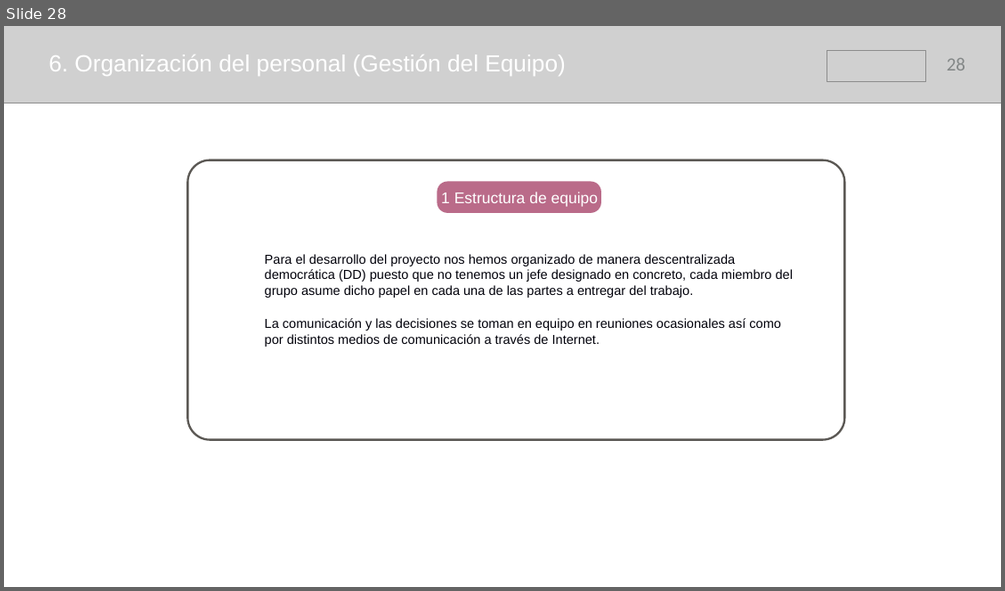
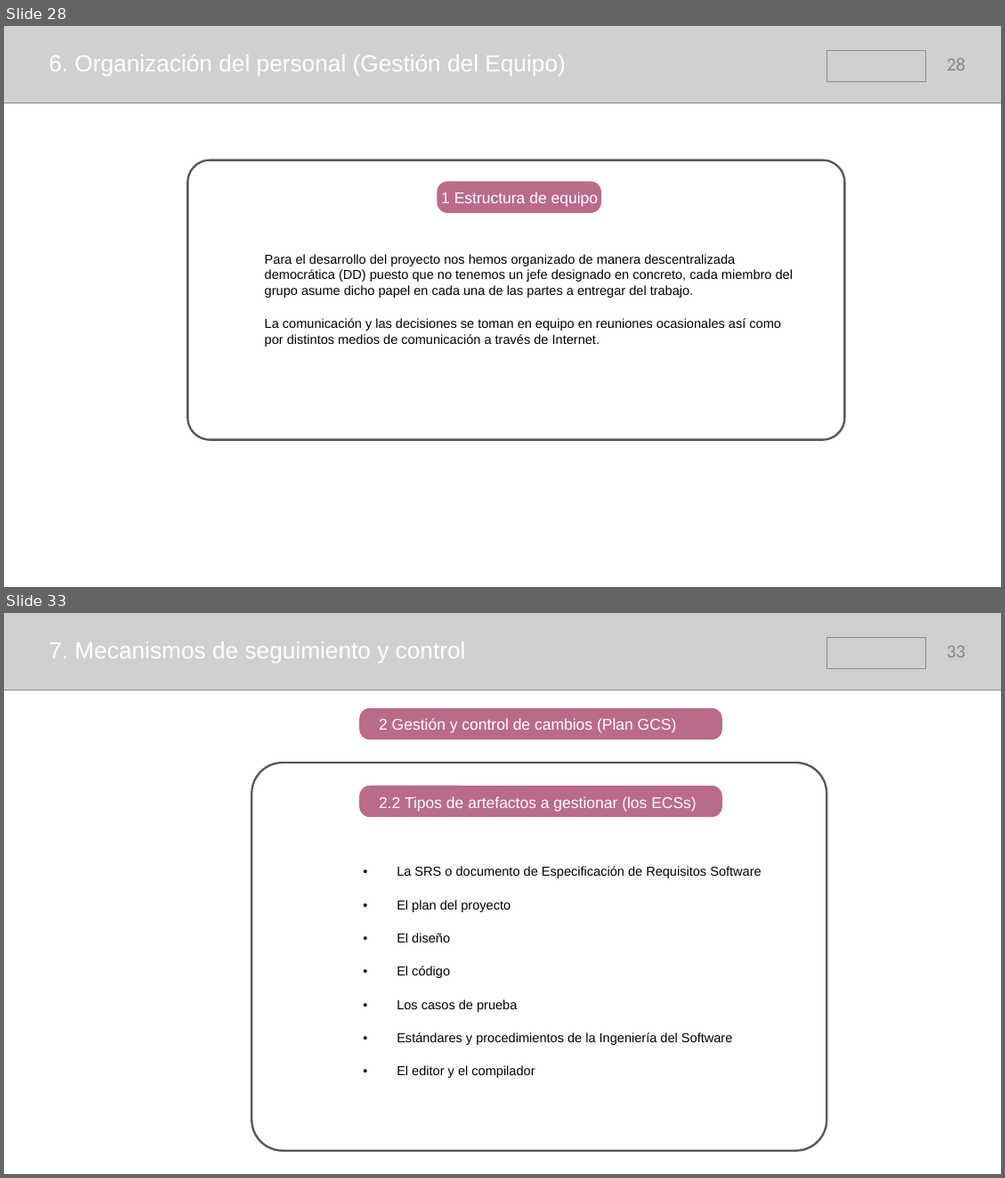
Before and after one commit to samusolo/iDoctor, a slide deck: Plan de proyecto.pptx. Shown one above the other, each under a label of ours: slide 28 before the commit, slides 28 and 33 after it; the slides between them are not shown. The pictures are 1005x591 and 1005x1178 pixels, drawn with LibreOffice and Linux fonts; fonts in the diff are those of the drawing; grey boxes stand for pictures. Boxes give left, top, right and bottom in pixels: in the first picture for what was removed or moved away, otherwise in the second. Text is boxed around its words. In the diff, an @@ line names an element or a change of style, - is before the commit and + after.

Commit message:
Plan de proyecto practicamente acabado
Falta meter los archivos externos a mostrar y el punto 8 (Apéndice)

```diff
--- a/Plan de proyecto.pptx
+++ b/Plan de proyecto.pptx
@@ slide 33 added at (4, 613, 1001, 1174), background #FFFFFF @@
@@ picture added at (4, 613, 1001, 690) @@
@@ picture added at (826, 637, 925, 669) @@
@@ text added at (48, 641, 466, 663), 45 pt, text #FFFFFF @@
+7. Mecanismos de seguimiento y control
@@ page number added at (947, 645, 965, 657), 36 pt, text #838787 @@
+33
@@ rounded rectangle added at (251, 763, 826, 1150), outline #5B5854 4 pt @@
@@ group added at (359, 708, 722, 817): 2 rounded rectangles, 2 texts @@
+2 Gestión y control de cambios (Plan GCS)
+2.2 Tipos de artefactos a gestionar (los ECSs)
@@ text added at (396, 866, 760, 1078), 25 pt, text #00000A @@
+• La SRS o documento de Especificación de Requisitos Software
+• El plan del proyecto
+• El diseño
+• El código
+• Los casos de prueba
+• Estándares y procedimientos de la Ingeniería del Software
+• El editor y el compilador
```
Also in this commit, not shown: 2 slides changed, 5 other slides added.
